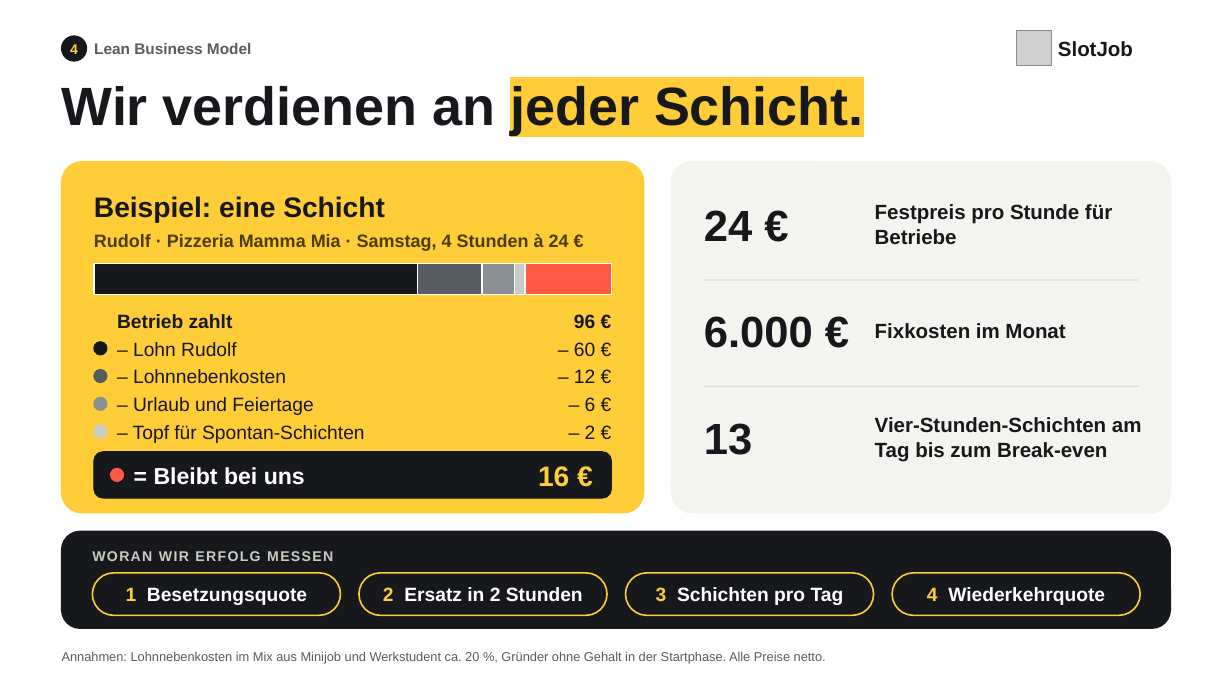
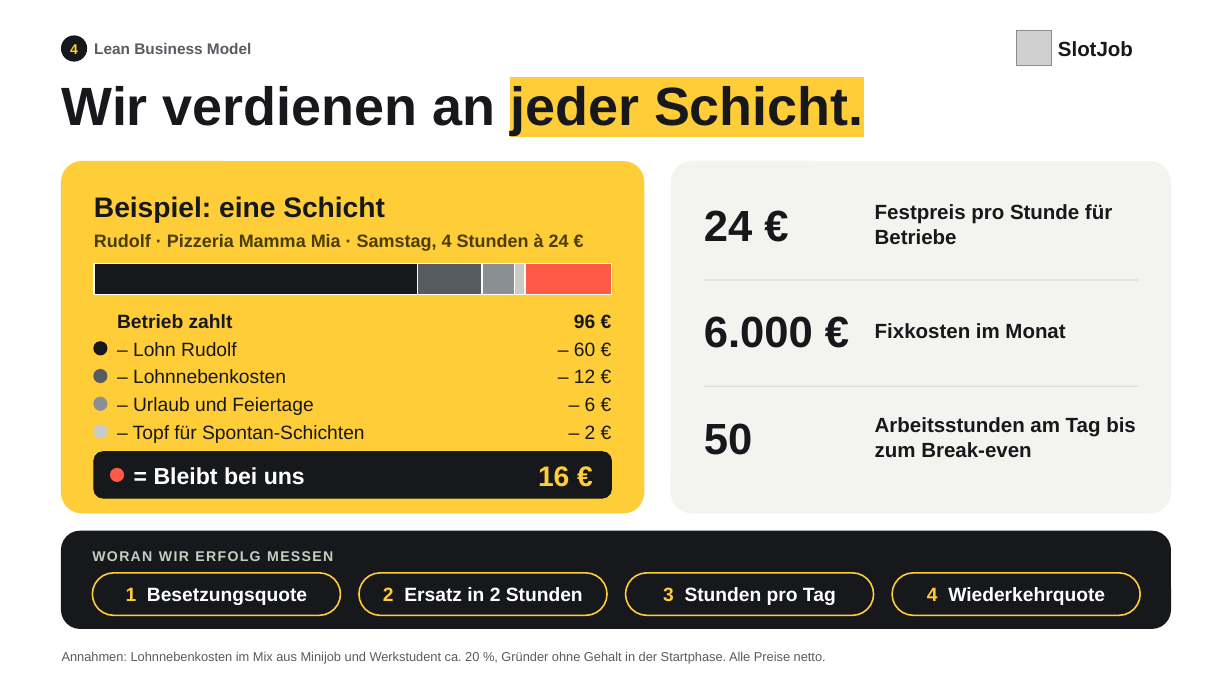
Before and after one commit to filasolana/slotjob, a slide deck: slide 1 of pitch/folie-4-lean-business-model.pptx. Drawn at 1232x693 pixels with LibreOffice and Linux fonts; fonts in the diff are those of the drawing; grey boxes stand for pictures. Boxes give left, top, right and bottom in pixels: in the first picture for what was removed or moved away, otherwise in the second. Text is boxed around its words. In the diff, an @@ line names an element or a change of style, - is before the commit and + after.

```diff
--- a/pitch/folie-4-lean-business-model.pptx
+++ b/pitch/folie-4-lean-business-model.pptx
@@ text at [875,417,1136,457]: text changed @@
-Vier-Stunden-Schichten am Tag bis zum Break-even
+Arbeitsstunden am Tag bis zum Break-even
@@ text at [704,423,752,455]: text changed @@
-13
+50
@@ text at [663,587,836,605]: text changed @@
-3 Schichten pro Tag
+3 Stunden pro Tag
```
Also in this commit, not shown: 2 other files.
